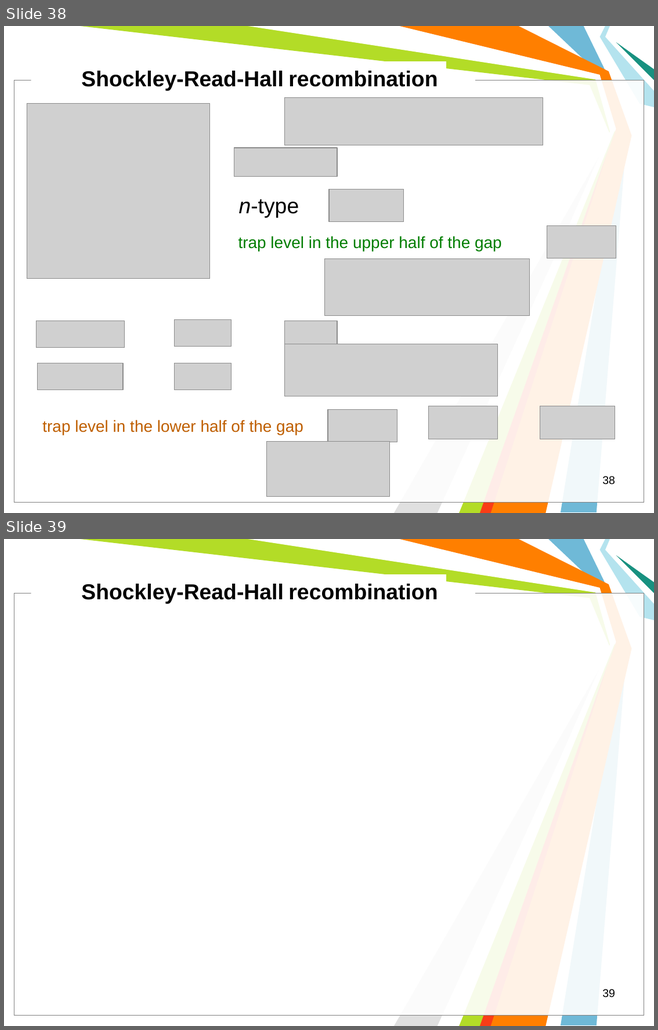
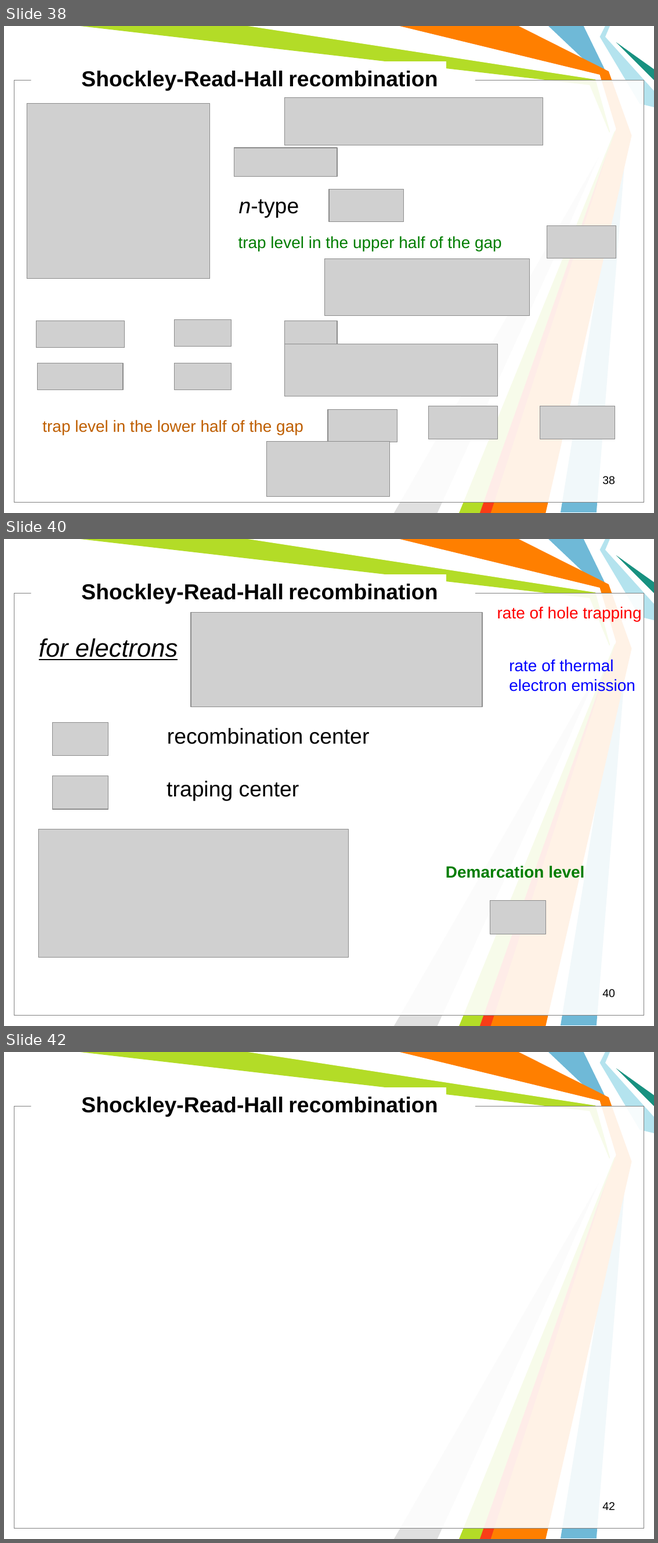
Before and after one commit to l432/NMK, a slide deck: Lecture/Photovoltaics/Photovoltaics2.ppt. Shown one above the other, each under a label of ours: slides 38 and 39 before the commit, slides 38, 40 and 42 after it; the slides between them are not shown. The pictures are 658x1030 and 658x1543 pixels, drawn with LibreOffice and Linux fonts; fonts in the diff are those of the drawing; grey boxes stand for pictures; background and template pictures are left out. Boxes give left, top, right and bottom in pixels: in the first picture for what was removed or moved away, otherwise in the second. Text is boxed around its words. In the diff, an @@ line names an element or a change of style, - is before the commit and + after.

```diff
--- a/Lecture/Photovoltaics/Photovoltaics2.ppt
+++ b/Lecture/Photovoltaics/Photovoltaics2.ppt
@@ slide 40 added at bbox=[4, 539, 654, 1026], background #FFFFFF; not listed: 11 template elements that a slide beside it also shows @@
@@ text added at bbox=[81, 584, 437, 603], 24 pt, text #000000, bold @@
+Shockley-Read-Hall recombination
@@ text added at bbox=[497, 606, 641, 621], 18 pt, text #FF0000 @@
+rate of hole trapping
@@ picture added at bbox=[191, 613, 482, 707] @@
@@ text added at bbox=[39, 638, 178, 660], 28 pt, text #000000, italic, underline @@
+for electrons
@@ text added at bbox=[509, 659, 635, 692], 18 pt, text #0000FF @@
+rate of thermal electron emission
@@ picture added at bbox=[53, 722, 108, 755] @@
@@ text added at bbox=[167, 728, 369, 744], 24 pt, text #000000 @@
+recombination center
@@ picture added at bbox=[53, 776, 108, 809] @@
@@ text added at bbox=[166, 781, 299, 801], 24 pt, text #000000 @@
+traping center
@@ picture added at bbox=[38, 830, 349, 957] @@
@@ text added at bbox=[445, 866, 584, 878], 18 pt, text #007D00, bold @@
+Demarcation level
@@ picture added at bbox=[490, 901, 546, 934] @@
@@ page number added at bbox=[602, 989, 615, 998], 12.5 pt, text #000000 @@
+40
@@ what was slide 39 is now slide 42 @@
@@ page number at bbox=[602, 1502, 615, 1510]: text changed @@
-39
+42
```
Also in this commit, not shown: 3 slides changed, 2 other slides added.
